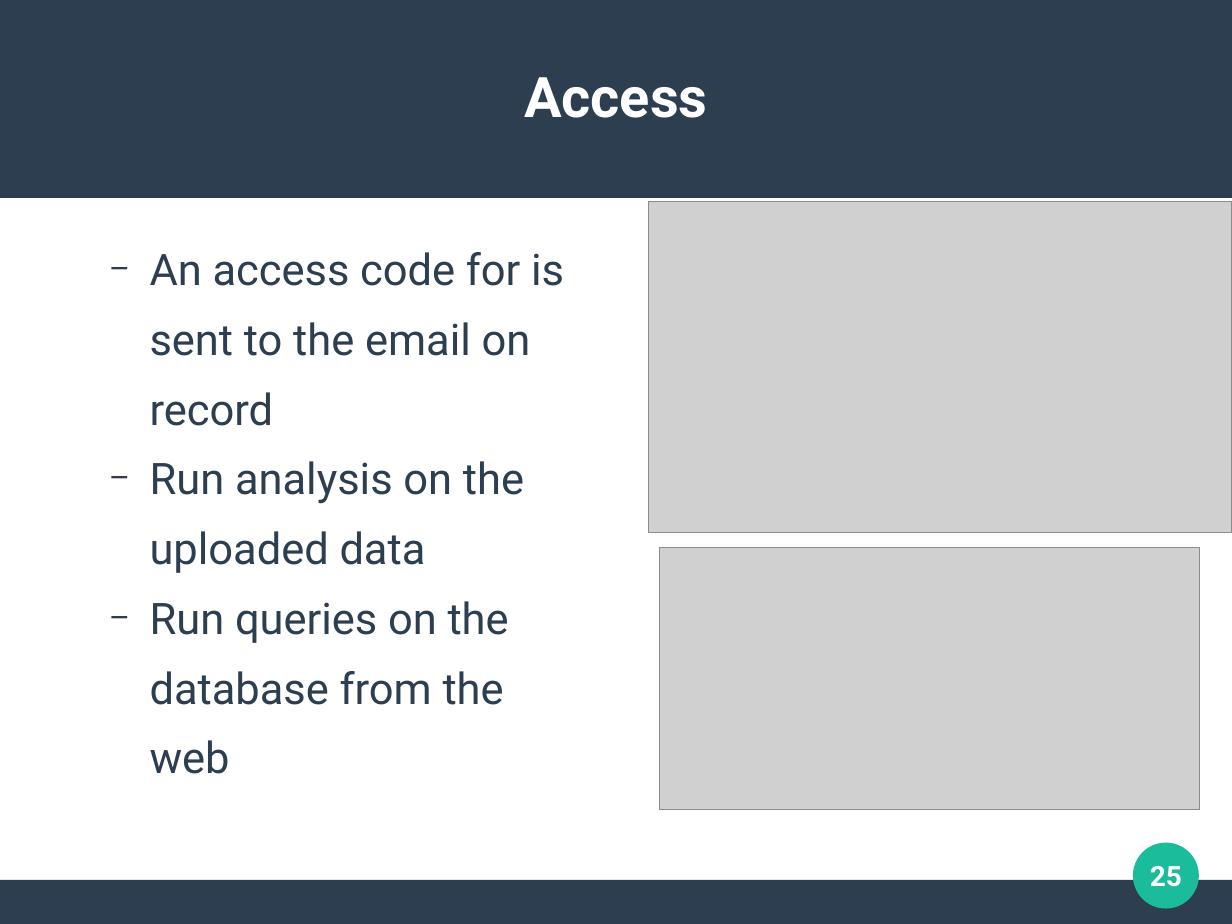
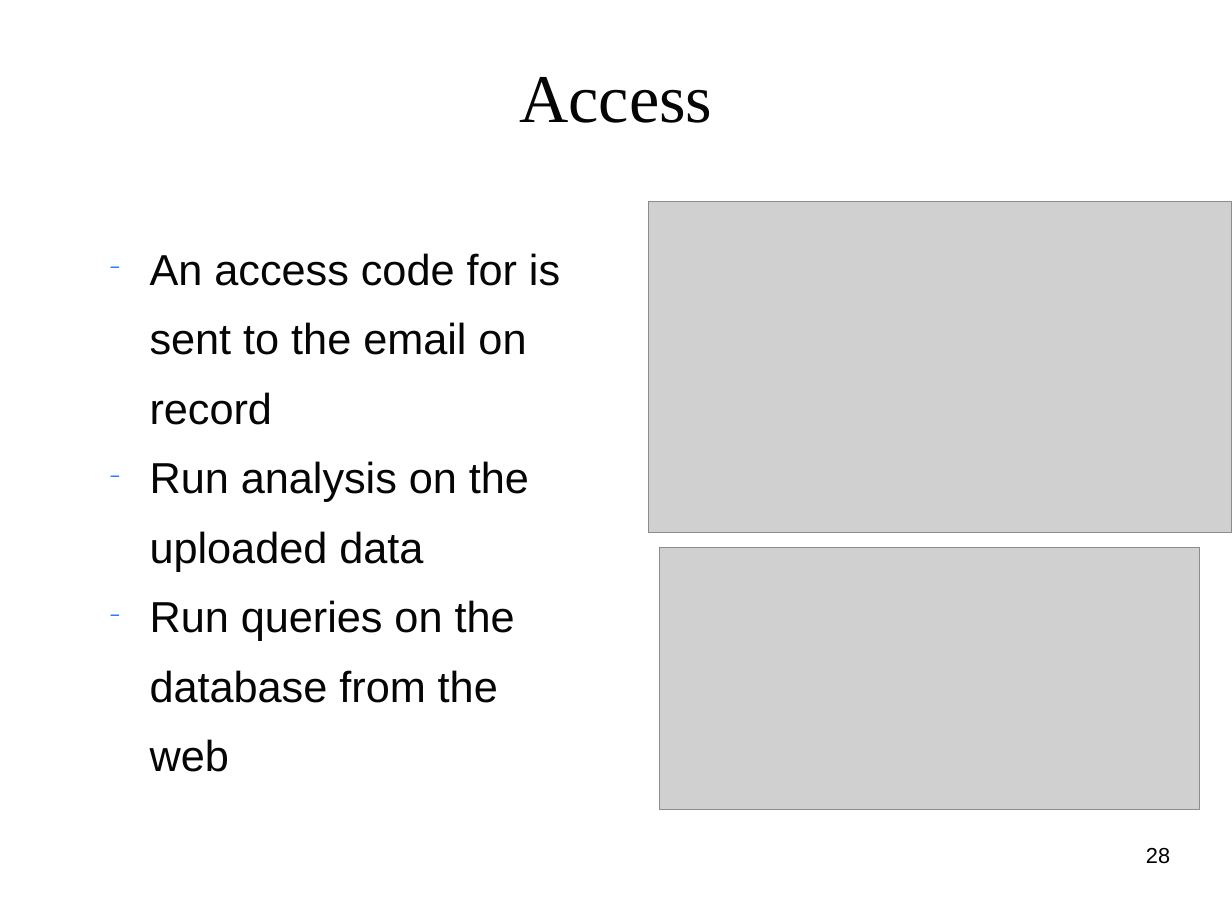
Before and after one commit to clemente-lab/mmeds-meta, a slide deck: slide 28 of sql/mmeds.odp (slide 25 before the commit). Drawn at 1232x924 pixels with LibreOffice and Linux fonts; fonts in the diff are those of the drawing; grey boxes stand for pictures; background and template pictures are left out. Boxes give left, top, right and bottom in pixels: in the first picture for what was removed or moved away, otherwise in the second. Text is boxed around its words. In the diff, an @@ line names an element or a change of style, - is before the commit and + after.

```diff
--- a/sql/mmeds.odp
+++ b/sql/mmeds.odp
@@ rectangle removed at box(0, 0, 1232, 198) @@
@@ title "Access" at box(519, 77, 712, 123): size 36 to 44 pt, font Roboto to Times New Roman, text colour #FFFFFF to #050505, bold off @@
@@ text "An access code for is" at box(150, 253, 560, 772): size 28 to 27.9 pt, font Roboto to Arial, text colour #2C3E50 to #050505; bullet colour #2C3E50 to #0066FF @@
@@ ellipse removed at box(1134, 843, 1200, 909) @@
@@ page number added at box(1146, 848, 1170, 864), 14 pt, text #000000 @@
+28
@@ page number removed at box(1150, 866, 1182, 887) @@
-25
@@ rectangle removed at box(0, 880, 1232, 923) @@
```
Also in this commit, not shown: 24 other slides changed, 3 slides added, 4 other files.
